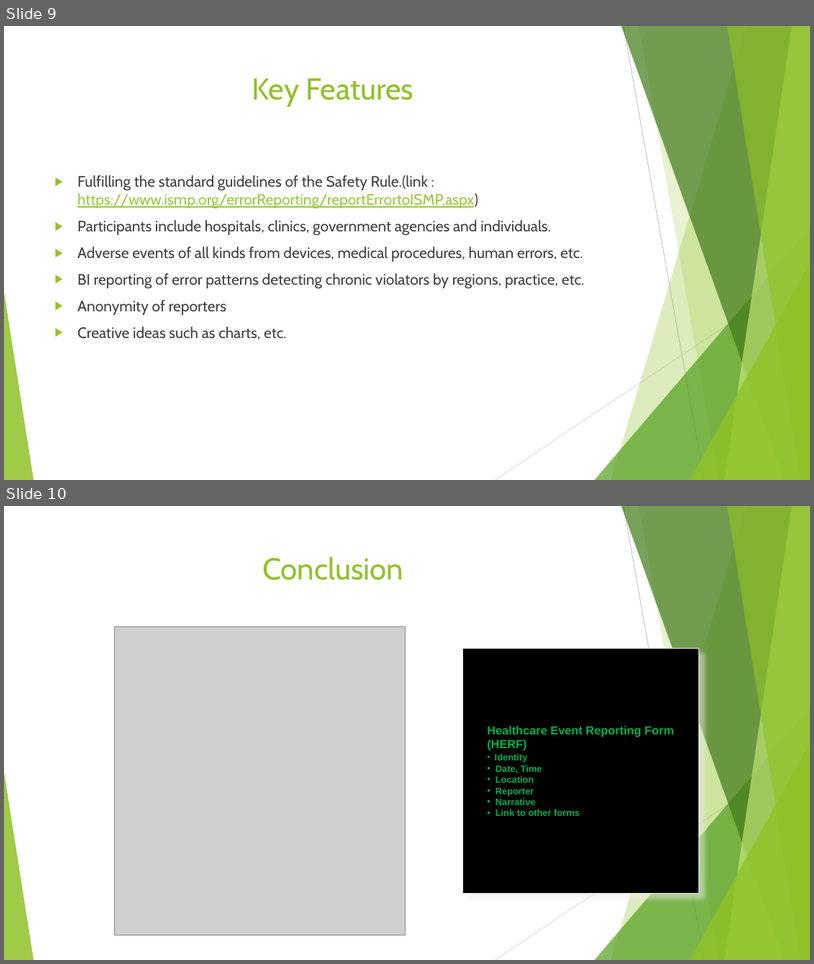
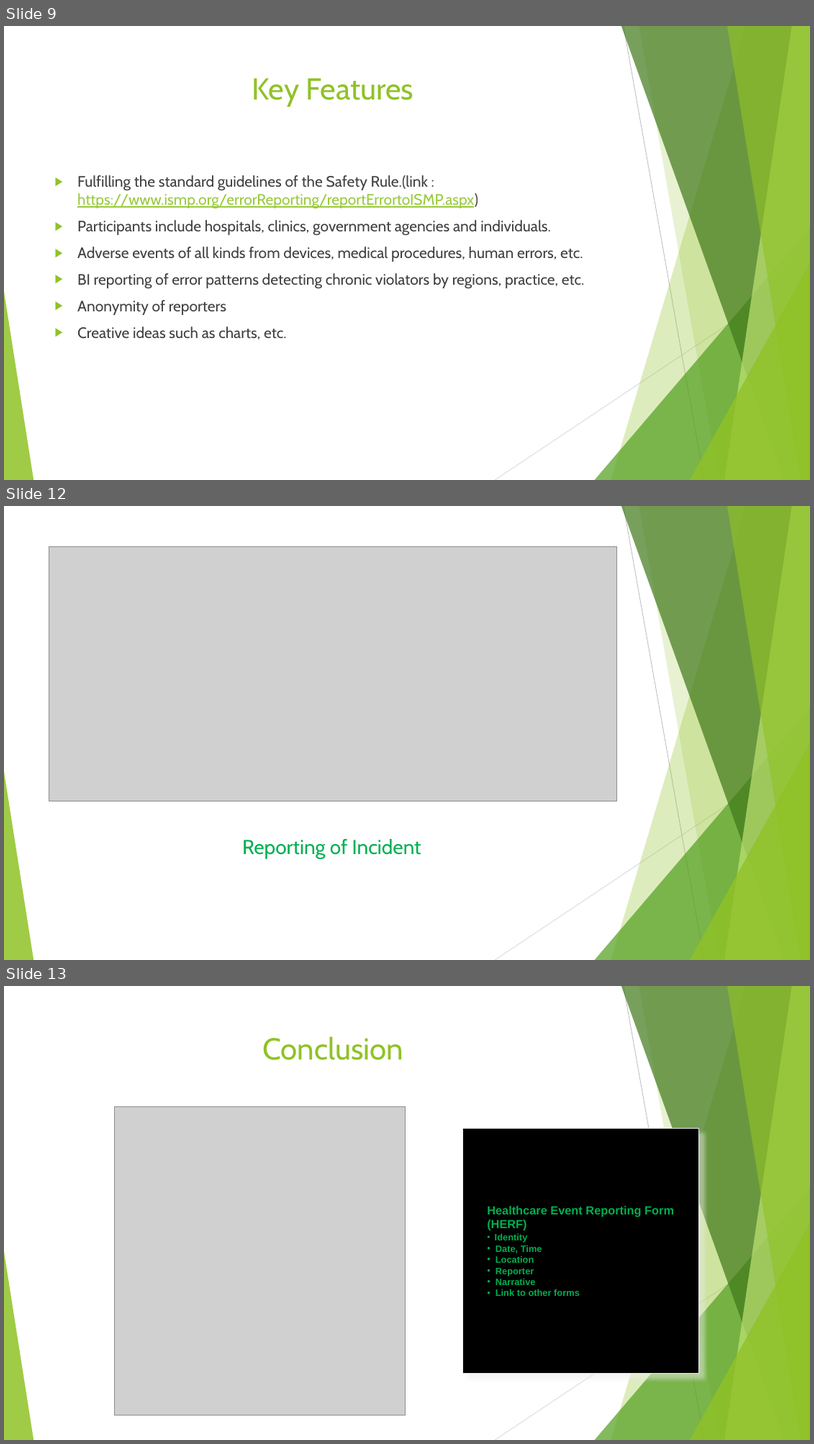
Before and after one commit to darshaklshah/AED_Project, a slide deck: AED_Project/FinalProjectMain/HEALTH SAFETY REPORT.pptx. Shown one above the other, each under a label of ours: slides 9 and 10 before the commit, slides 9, 12 and 13 after it; the slides between them are not shown. The pictures are 814x964 and 814x1444 pixels, drawn with LibreOffice and Linux fonts; fonts in the diff are those of the drawing; grey boxes stand for pictures. Boxes give left, top, right and bottom in pixels: in the first picture for what was removed or moved away, otherwise in the second. Text is boxed around its words. In the diff, an @@ line names an element or a change of style, - is before the commit and + after.

```diff
--- a/AED_Project/FinalProjectMain/HEALTH SAFETY REPORT.pptx
+++ b/AED_Project/FinalProjectMain/HEALTH SAFETY REPORT.pptx
@@ slide 12 added at [4, 506, 810, 960], background #FFFFFF; not listed: 10 template elements that a slide beside it also shows @@
@@ picture added at [49, 546, 617, 801] @@
@@ title added at [242, 839, 422, 858], 24 pt, text #00B050 @@
+Reporting of Incident
@@ what was slide 10 is now slide 13 @@
```
Also in this commit, not shown: 2 other slides added, 25 other files.
